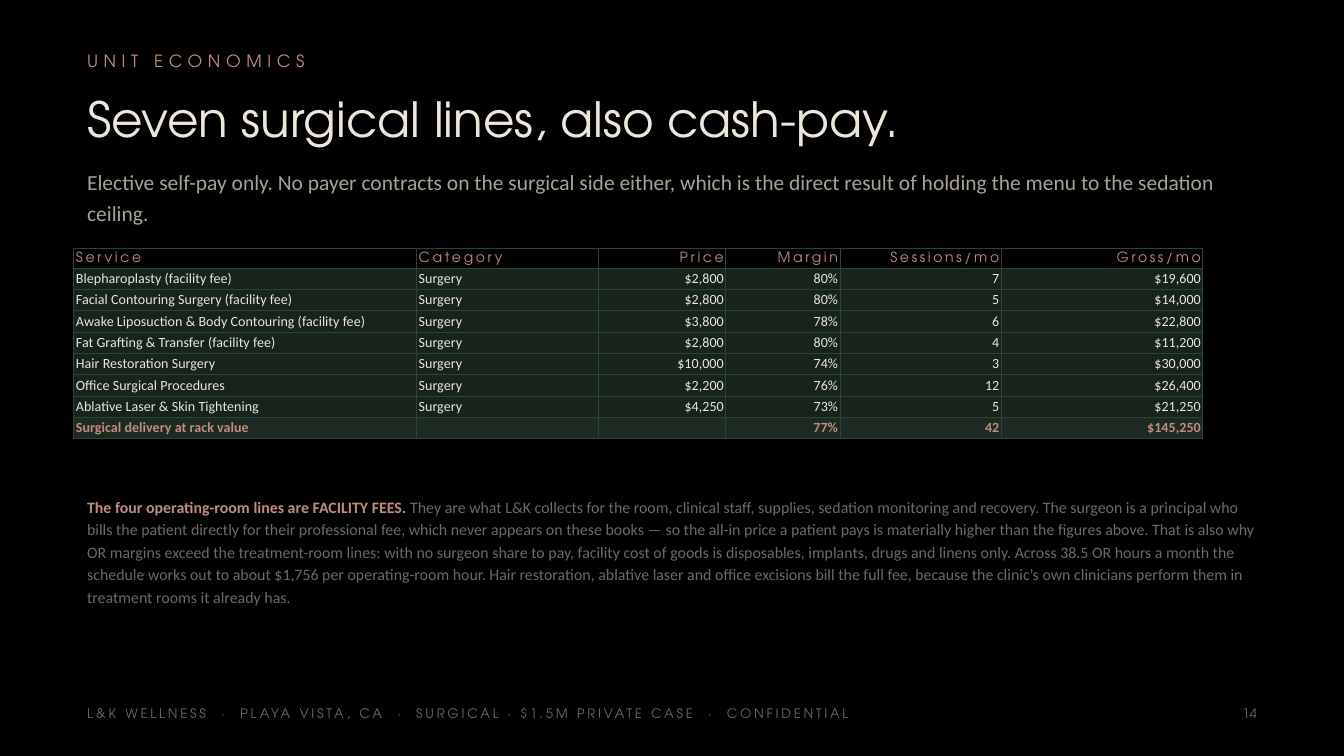
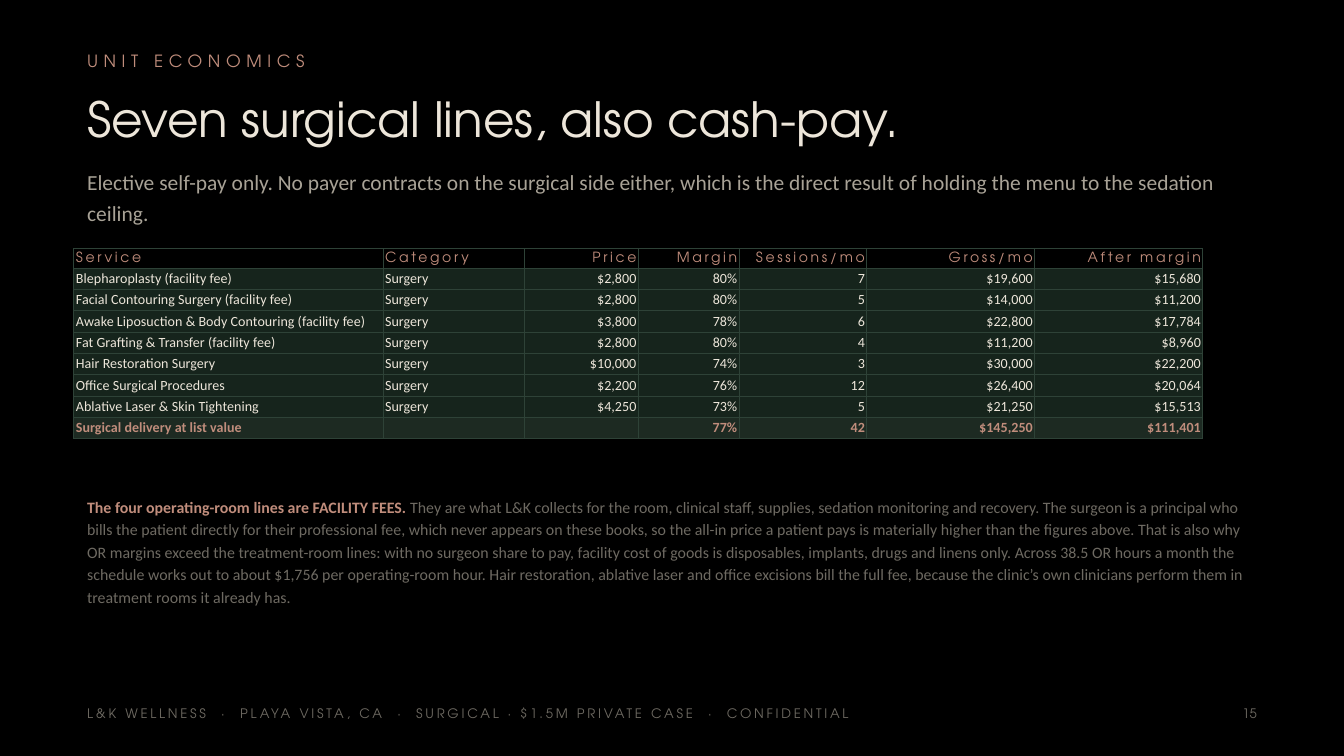
Before and after one commit to apexalpha811/2mil_surgical, a slide deck: slide 15 of 1.5mil_surgical.pptx (slide 14 before the commit). Drawn at 1344x756 pixels with LibreOffice and Linux fonts; fonts in the diff are those of the drawing. Boxes give left, top, right and bottom in pixels: in the first picture for what was removed or moved away, otherwise in the second. Text is boxed around its words. In the diff, an @@ line names an element or a change of style, - is before the commit and + after.

```diff
--- a/1.5mil_surgical.pptx
+++ b/1.5mil_surgical.pptx
@@ table at [74, 249, 1203, 439] @@
-column 1, row 9: Surgical delivery at rack value
+column 1, row 9: Surgical delivery at list value
+column 7: After margin | $15,680 | $11,200 | $17,784 | $8,960 | $22,200 | $20,064 | $15,513 | $111,401
@@ text at [87, 502, 1243, 606]: text changed @@
-The four operating-room lines are FACILITY FEES. They are what L&K collects for the room, clinical staff, supplies, sedation monitoring and recovery. The surgeon is a principal who bills the patient directly for their professional fee, which never appears on these books — so the all-in price a patient pays is materially higher than the figures above. That is also why OR margins exceed the treatment-room lines: with no surgeon share to pay, facility cost of goods is disposables, implants, drugs and linens only. Across 38.5 OR hours a month the schedule works out to about $1,756 per operating-room hour. Hair restoration, ablative laser and office excisions bill the full fee, because the clinic’s own clinicians perform them in treatment rooms it already has.
+The four operating-room lines are FACILITY FEES. They are what L&K collects for the room, clinical staff, supplies, sedation monitoring and recovery. The surgeon is a principal who bills the patient directly for their professional fee, which never appears on these books, so the all-in price a patient pays is materially higher than the figures above. That is also why OR margins exceed the treatment-room lines: with no surgeon share to pay, facility cost of goods is disposables, implants, drugs and linens only. Across 38.5 OR hours a month the schedule works out to about $1,756 per operating-room hour. Hair restoration, ablative laser and office excisions bill the full fee, because the clinic’s own clinicians perform them in treatment rooms it already has.
@@ text at [1242, 708, 1256, 718]: text changed @@
-14
+15
```
Also in this commit, not shown: 32 other slides changed, 2 slides added, 5 other files.
